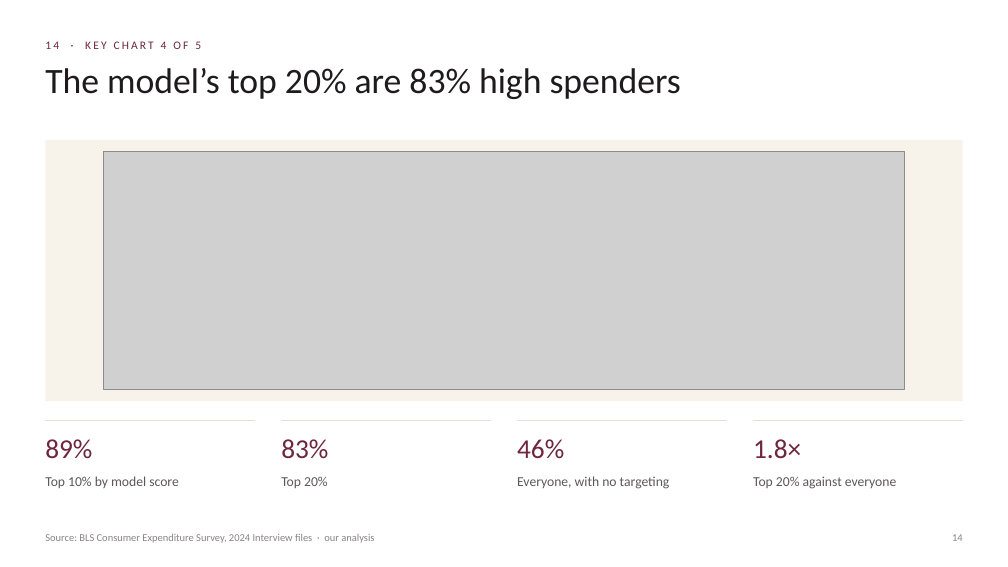
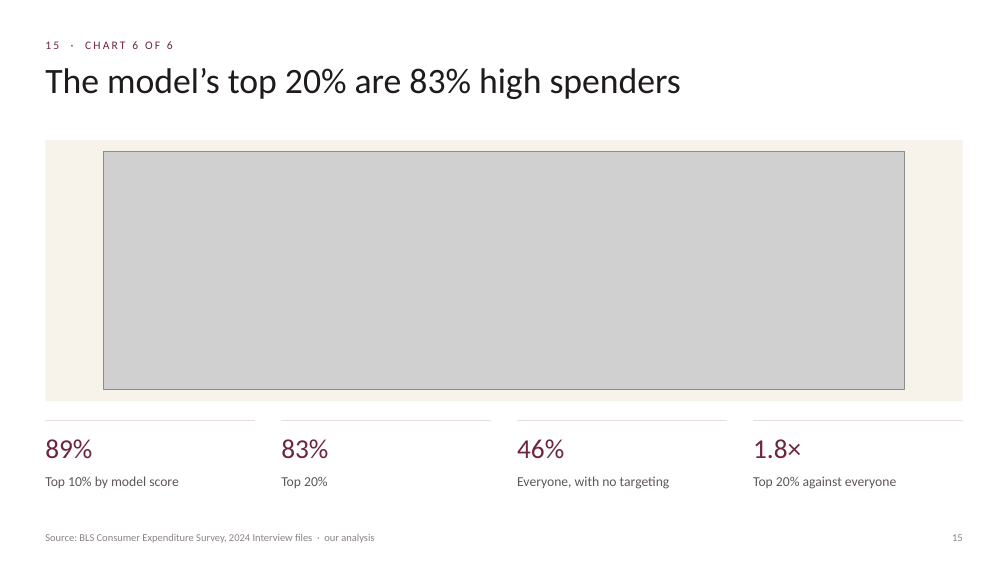
Before and after one commit to Andrew04333/armando-testa-targeting, a slide deck: slide 15 of IS 4487 Final Project.pptx (slide 14 before the commit). Drawn at 1008x567 pixels with LibreOffice and Linux fonts; fonts in the diff are those of the drawing; grey boxes stand for pictures. Boxes give left, top, right and bottom in pixels: in the first picture for what was removed or moved away, otherwise in the second. Text is boxed around its words. In the diff, an @@ line names an element or a change of style, - is before the commit and + after.

Commit message:
Number the chart slides to match the notebook's Charts 1 to 6

```diff
--- a/IS 4487 Final Project.pptx
+++ b/IS 4487 Final Project.pptx
@@ text at (45,41,173,49): text changed @@
-14 · KEY CHART 4 OF 5
+15 · CHART 6 OF 6
@@ text at (952,534,963,541): text changed @@
-14
+15
```
Also in this commit, not shown: 5 other slides changed.
